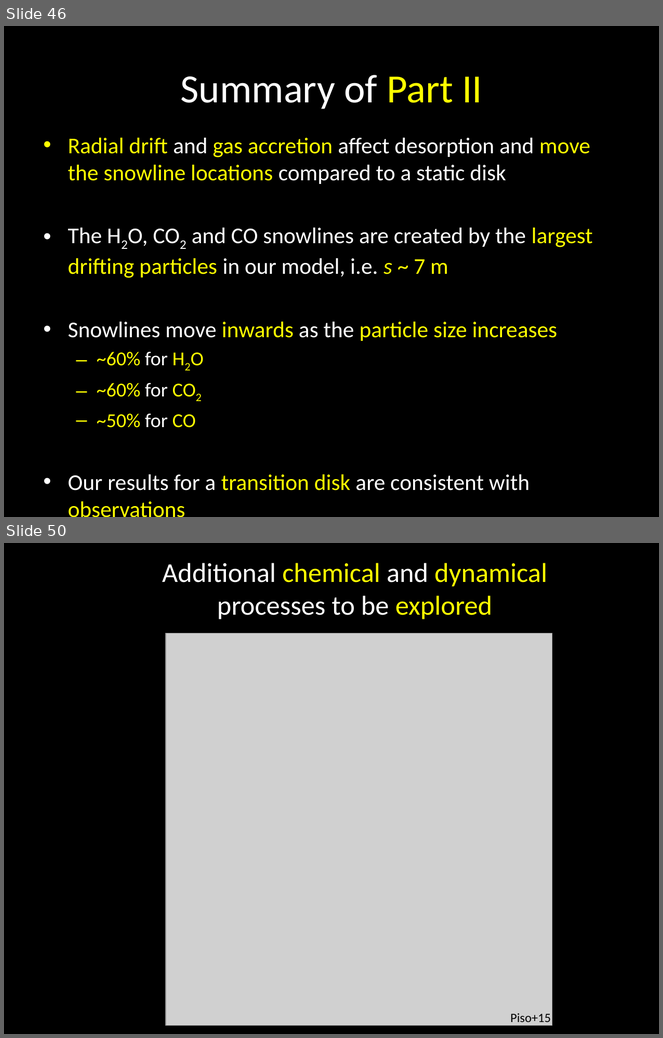
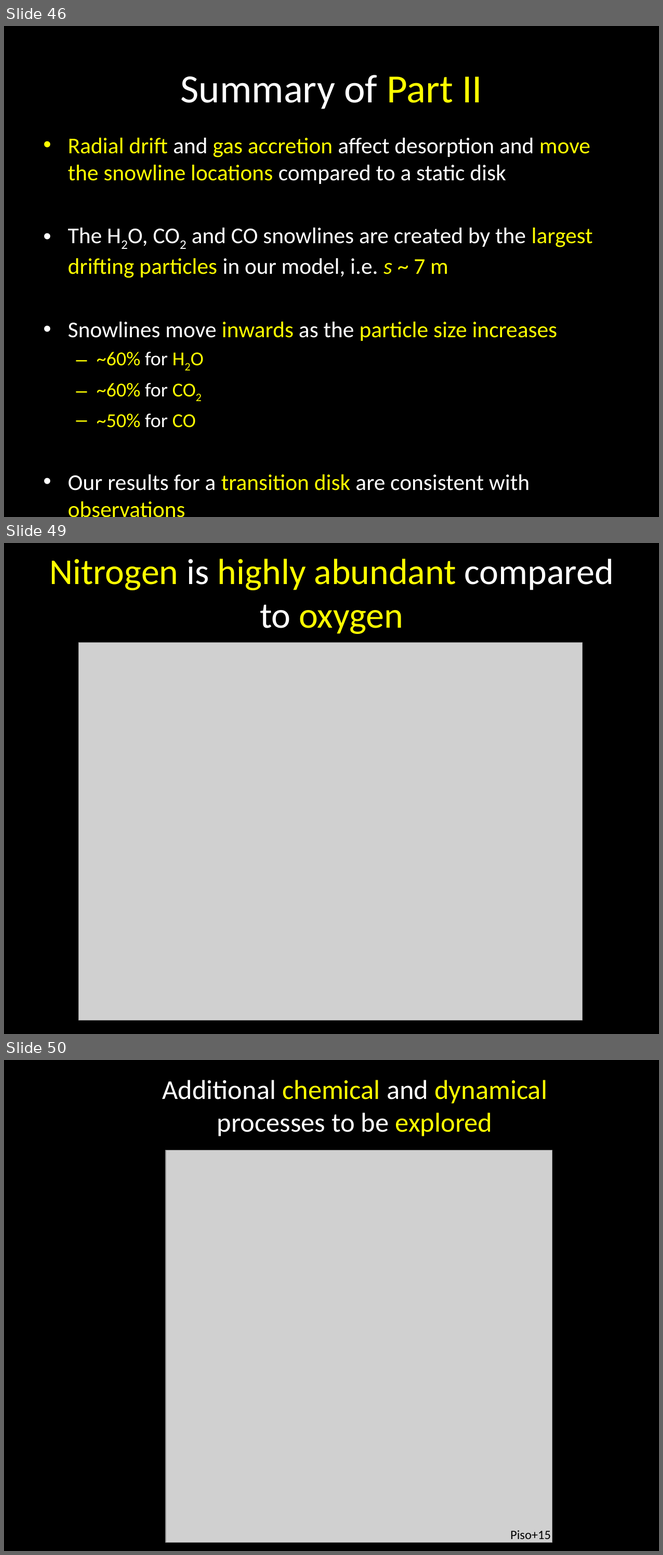
Before and after one commit to apiso/Thesis, a slide deck: slides/CIPS_talk.pptx. Shown one above the other, each under a label of ours: slides 46 and 50 before the commit, slides 46, 49 and 50 after it; the slides between them are not shown. The pictures are 663x1038 and 663x1555 pixels, drawn with LibreOffice and Linux fonts; fonts in the diff are those of the drawing; grey boxes stand for pictures. Boxes give left, top, right and bottom in pixels: in the first picture for what was removed or moved away, otherwise in the second. Text is boxed around its words. In the diff, an @@ line names an element or a change of style, - is before the commit and + after.

```diff
--- a/slides/CIPS_talk.pptx
+++ b/slides/CIPS_talk.pptx
@@ slide 49 added at (4,543,659,1034), background #000000 @@
@@ title added at (49,559,614,634), 40 pt, text #FFFF00 @@
+Nitrogen is highly abundant compared to oxygen
@@ picture added at (79,643,583,1021) @@
```
Also in this commit, not shown: 3 slides changed, 1 slide removed, 15 other files.
